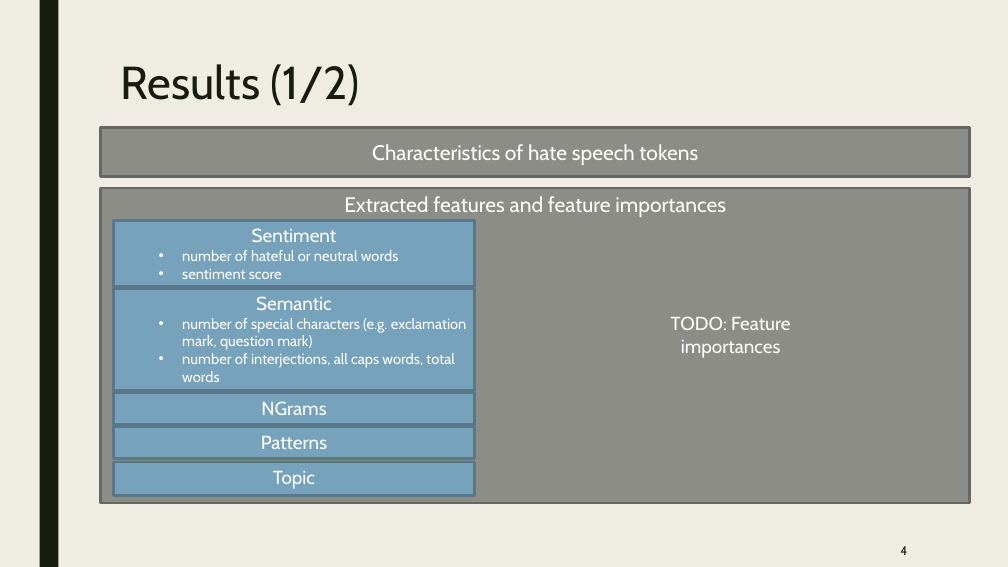
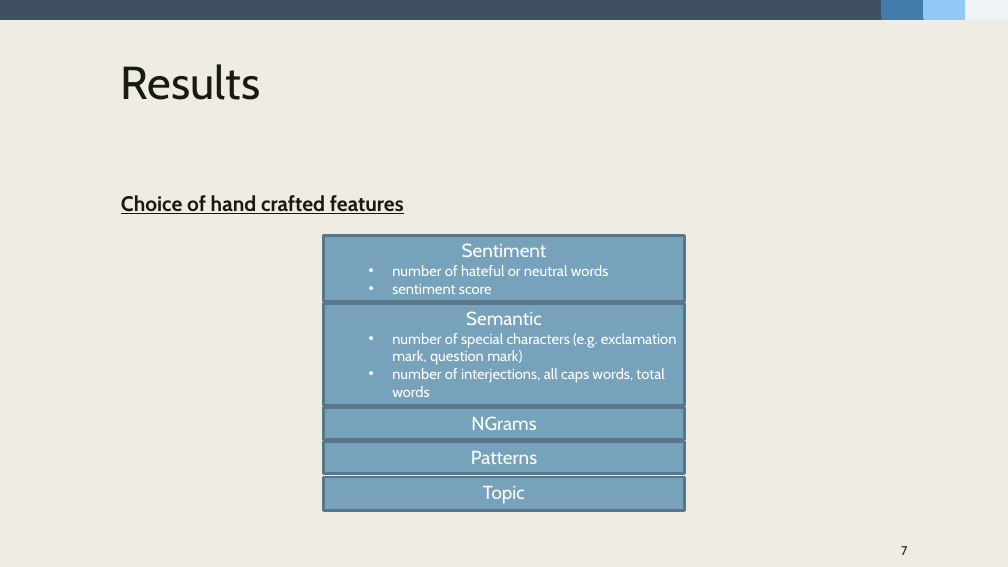
Before and after one commit to fidsusj/HateSpeechDetection, a slide deck: slide 7 of docs/presentation/presentation-slides.pptx (slide 4 before the commit). Drawn at 1008x567 pixels with LibreOffice and Linux fonts; fonts in the diff are those of the drawing. Boxes give left, top, right and bottom in pixels: in the first picture for what was removed or moved away, otherwise in the second. Text is boxed around its words. In the diff, an @@ line names an element or a change of style, - is before the commit and + after.

```diff
--- a/docs/presentation/presentation-slides.pptx
+++ b/docs/presentation/presentation-slides.pptx
@@ rectangle added at [0,0,883,19], fill #3F5161, outline #3F5161 2.75 pt @@
@@ rectangle removed at [39,0,58,567] @@
@@ rectangle added at [883,0,925,19], fill #427CAC, outline #427CAC 2.75 pt @@
@@ rectangle added at [925,0,966,19], fill #91C8F6, outline #91C8F6 2.75 pt @@
@@ rectangle added at [966,0,1008,19], fill #EFF4F9, outline #EFF4F9 2.75 pt @@
@@ title at [121,64,260,100]: text changed @@
-Results (1/2)
+Results
@@ rectangle removed at [101,128,969,177] @@
-Characteristics of hate speech tokens
@@ rectangle removed at [101,188,969,504] @@
-Extracted features and feature importances
@@ text added at [121,195,404,214], 20 pt, text #191B0E, bold, underline @@
+Choice of hand crafted features
@@ text removed at [671,316,790,358] @@
-TODO: Feature importances
@@ 5 rectangles: place and size @@
-5 rectangles at [113,220,475,495]
+5 rectangles at [324,235,685,510]
@@ page number at [901,546,907,555]: text changed @@
-4
+7
```
Also in this commit, not shown: 5 other slides changed, 7 slides added.
